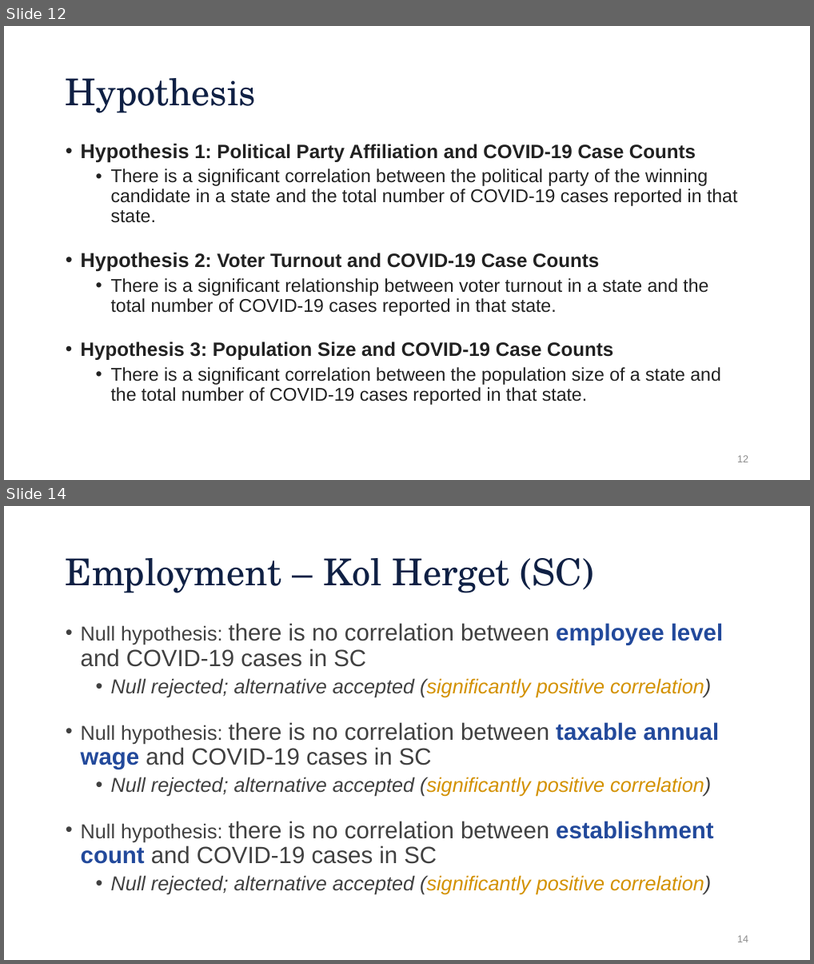
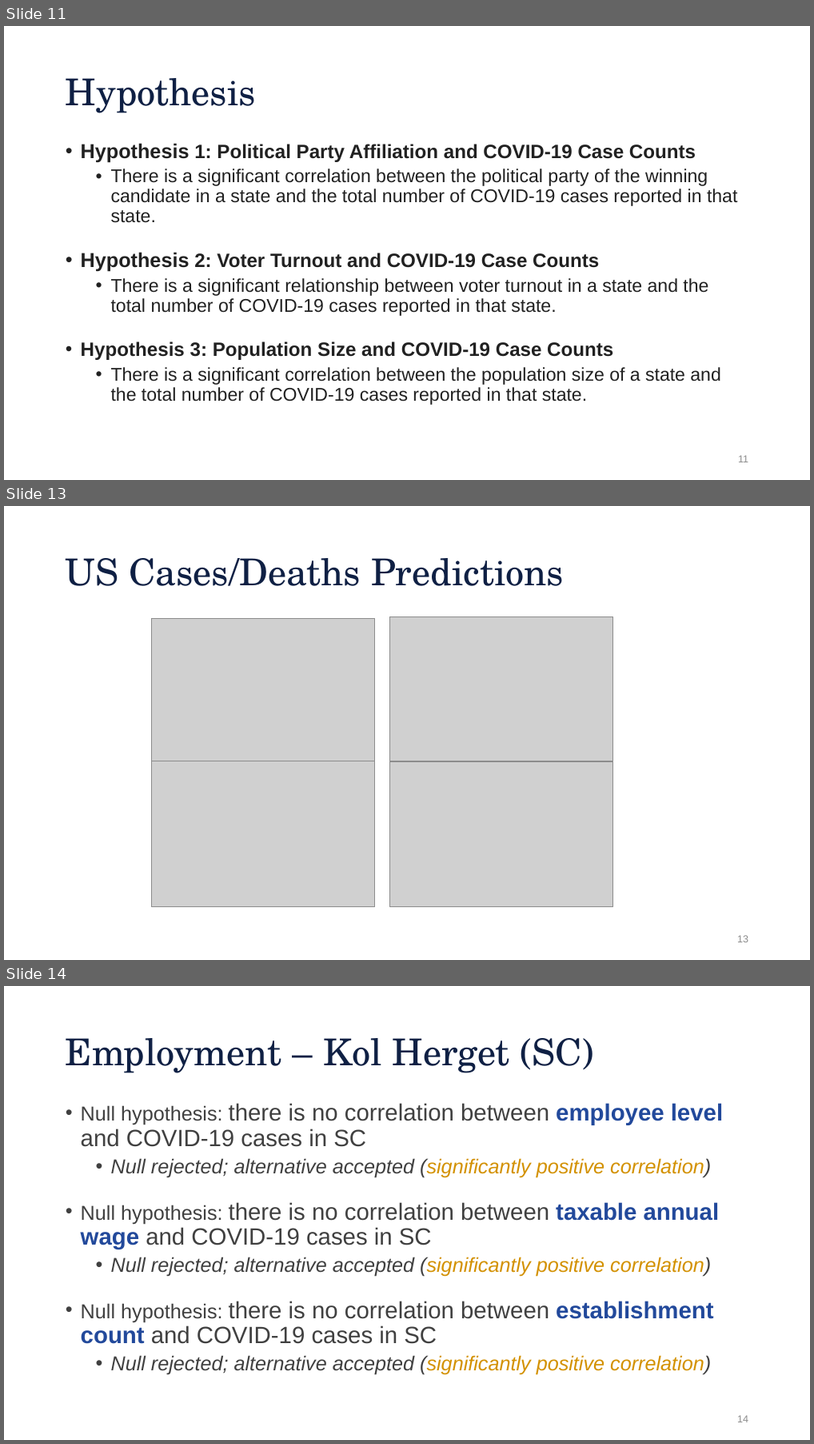
Before and after one commit to aiwayemi/Group-1, a slide deck: ProjPresentation.pptx. Shown one above the other, each under a label of ours: slides 12 and 14 before the commit, slides 11, 13 and 14 after it; the slides between them are not shown. The pictures are 814x964 and 814x1444 pixels, drawn with LibreOffice and Linux fonts; fonts in the diff are those of the drawing; grey boxes stand for pictures; background and template pictures are left out. Boxes give left, top, right and bottom in pixels: in the first picture for what was removed or moved away, otherwise in the second. Text is boxed around its words. In the diff, an @@ line names an element or a change of style, - is before the commit and + after.

```diff
--- a/ProjPresentation.pptx
+++ b/ProjPresentation.pptx
@@ slide 13 added at box(4, 506, 810, 960), background #FFFFFF @@
@@ title added at box(66, 558, 564, 586), 44 pt, text #0F2044 @@
+US Cases/Deaths Predictions
@@ picture added at box(152, 618, 375, 760) @@
@@ picture added at box(390, 616, 614, 761) @@
@@ picture added at box(152, 761, 375, 907) @@
@@ picture added at box(390, 761, 614, 907) @@
@@ page number added at box(738, 935, 749, 942), 12 pt, text #8C8C8C @@
+13
@@ what was slide 12 is now slide 11 @@
@@ page number at box(738, 455, 749, 462): text changed @@
-12
+11
```
Also in this commit, not shown: 3 slides changed, 1 slide removed.
